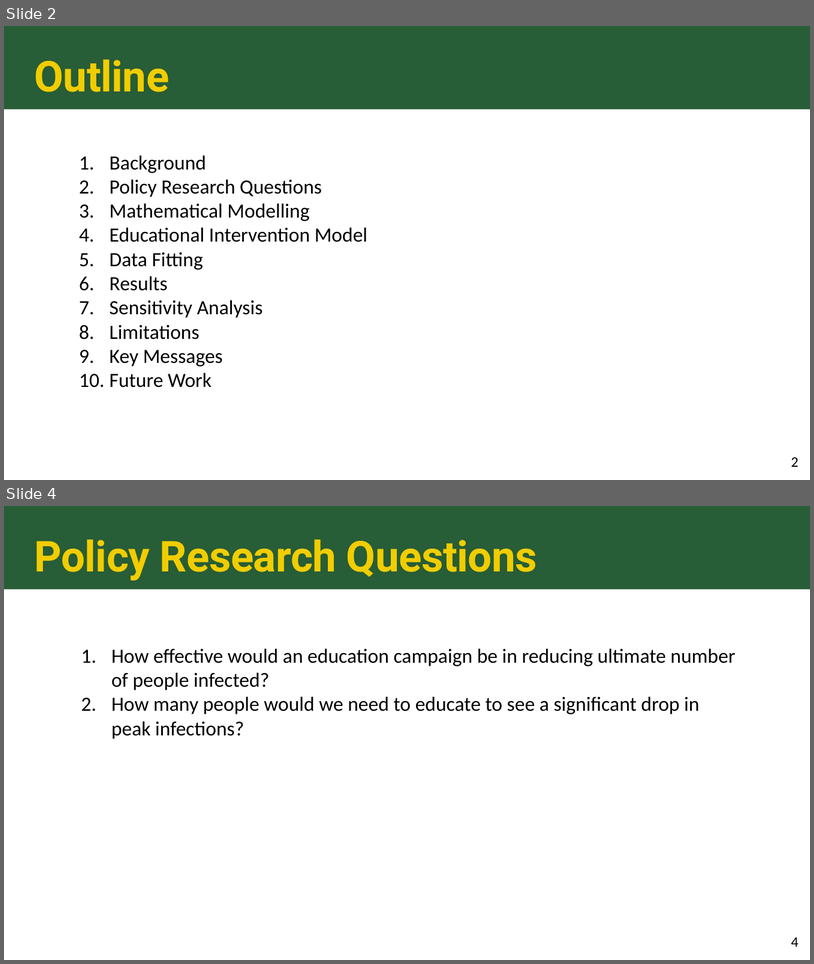
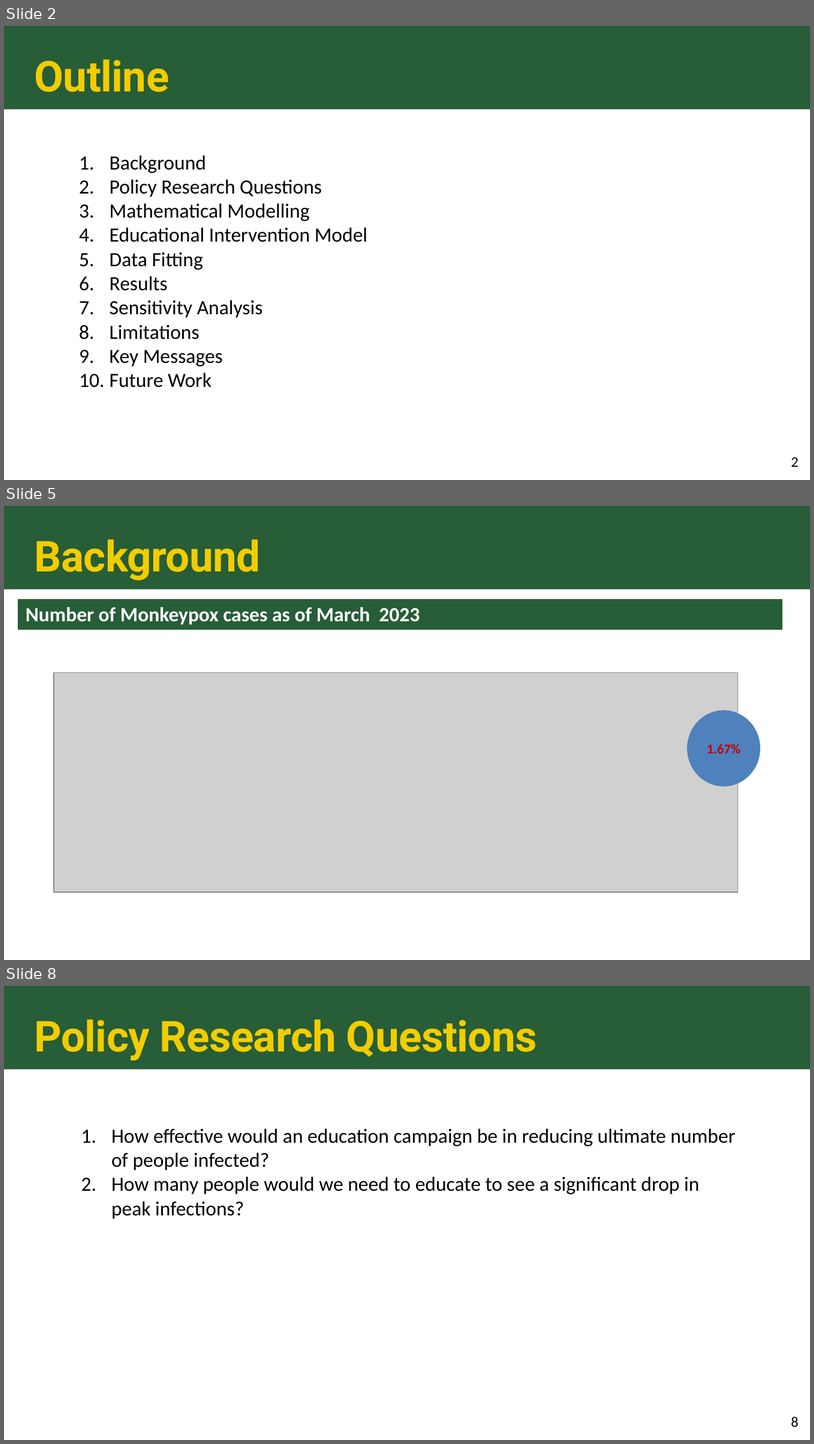
Before and after one commit to colbychristian/mpox_sier, a slide deck: Mpox_education_PPT.pptx. Shown one above the other, each under a label of ours: slides 2 and 4 before the commit, slides 2, 5 and 8 after it; the slides between them are not shown. The pictures are 814x964 and 814x1444 pixels, drawn with LibreOffice and Linux fonts; fonts in the diff are those of the drawing; grey boxes stand for pictures. Boxes give left, top, right and bottom in pixels: in the first picture for what was removed or moved away, otherwise in the second. Text is boxed around its words. In the diff, an @@ line names an element or a change of style, - is before the commit and + after.

```diff
--- a/Mpox_education_PPT.pptx
+++ b/Mpox_education_PPT.pptx
@@ slide 5 added at (x1=4, y1=506, x2=810, y2=960), background #FFFFFF; not listed: 1 template element that a slide beside it also shows @@
@@ text added at (x1=34, y1=539, x2=260, y2=580), 38 pt, text #F1CD00, bold @@
+Background
@@ table added at (x1=18, y1=599, x2=784, y2=632), 1 rows, 1 columns @@
+Number of Monkeypox cases as of March 2023
@@ picture added at (x1=54, y1=672, x2=738, y2=891) @@
@@ ellipse added at (x1=688, y1=710, x2=761, y2=786), fill #4F81BD, 12 pt, text #C00000, bold @@
+1.67%
@@ what was slide 4 is now slide 8 @@
@@ page number at (x1=791, y1=1416, x2=798, y2=1426): text changed @@
-4
+8
```
Also in this commit, not shown: 2 slides changed, 5 other slides added, 2 slides removed.
